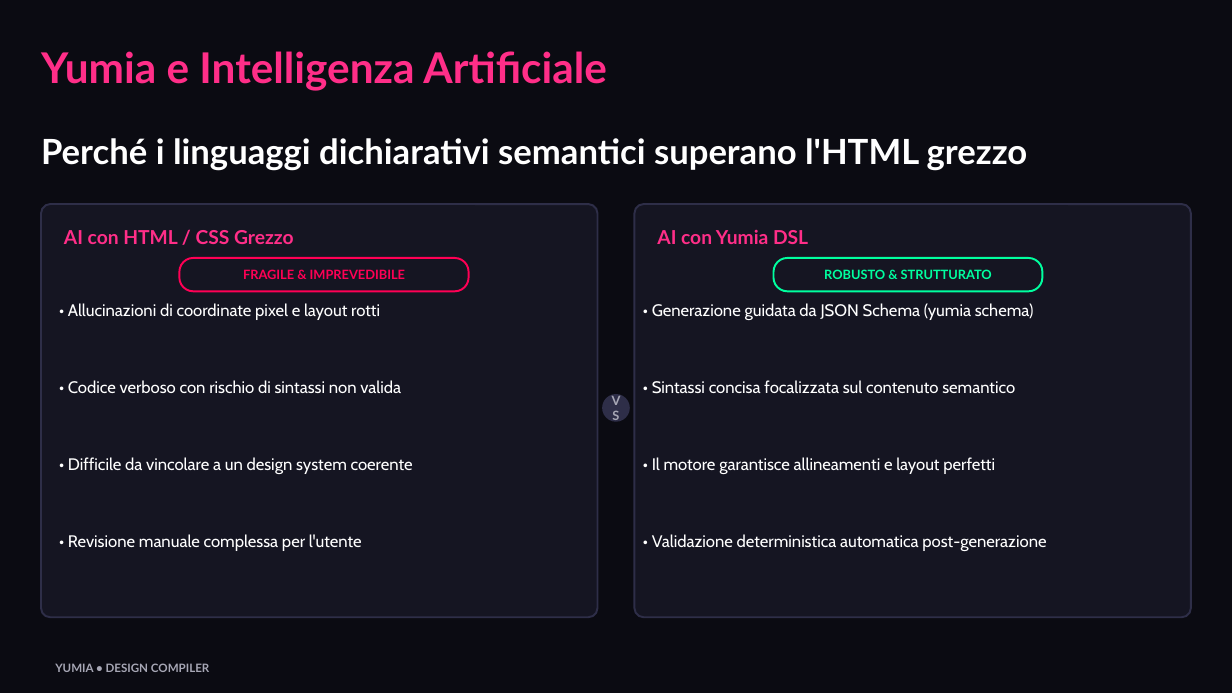
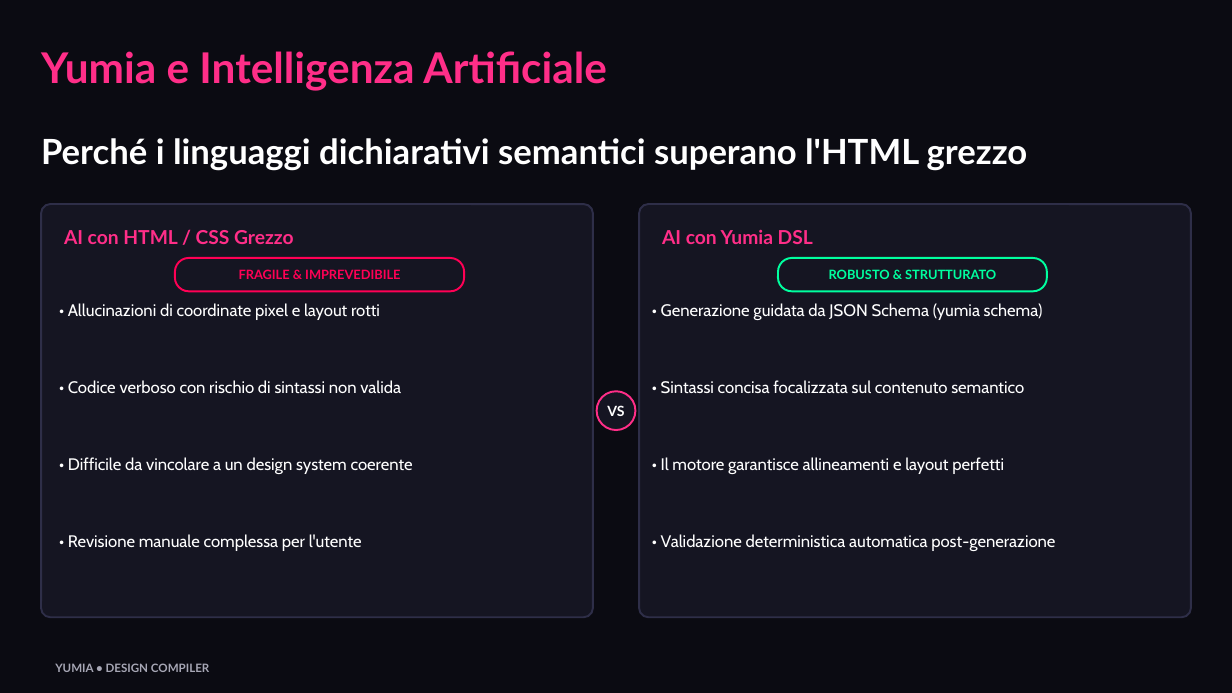
Before and after one commit to biagio-scaglia/Yumia-MD, a slide deck: slide 11 of presentation.pptx. Drawn at 1232x693 pixels with LibreOffice and Linux fonts; fonts in the diff are those of the drawing. Boxes give left, top, right and bottom in pixels: in the first picture for what was removed or moved away, otherwise in the second. Text is boxed around its words. In the diff, an @@ line names an element or a change of style, - is before the commit and + after.

Commit message:
fix(parser,layout,pptx): stop diagram ghost nodes, code overflow, and VS wrap
Parse full bracket labels in node directives, ignore orphan diagram aliases, size code blocks for wrapped lines, and widen compare VS badges.

```diff
--- a/presentation.pptx
+++ b/presentation.pptx
@@ rounded rectangle: place and size @@
-rounded rectangle at bbox=[41, 204, 597, 617]
+rounded rectangle at bbox=[41, 204, 592, 617]
@@ rounded rectangle: place and size @@
-rounded rectangle at bbox=[635, 204, 1191, 617]
+rounded rectangle at bbox=[640, 204, 1191, 617]
@@ text "AI con Yumia DSL": place and size @@
-text "AI con Yumia DSL" at bbox=[657, 229, 808, 244]
+text "AI con Yumia DSL" at bbox=[662, 229, 813, 244]
@@ text "FRAGILE & IMPREVEDIBILE": place and size @@
-text "FRAGILE & IMPREVEDIBILE" at bbox=[243, 269, 405, 279]
+text "FRAGILE & IMPREVEDIBILE" at bbox=[239, 269, 400, 279]
@@ rounded rectangle: place and size @@
-rounded rectangle at bbox=[179, 258, 469, 291]
+rounded rectangle at bbox=[175, 258, 464, 291]
@@ text "ROBUSTO & STRUTTURATO": place and size @@
-text "ROBUSTO & STRUTTURATO" at bbox=[824, 269, 992, 279]
+text "ROBUSTO & STRUTTURATO" at bbox=[829, 269, 996, 279]
@@ rounded rectangle: place and size @@
-rounded rectangle at bbox=[774, 258, 1043, 291]
+rounded rectangle at bbox=[778, 258, 1047, 291]
@@ text "• Generazione guidata da JSON ...": place and size @@
-text "• Generazione guidata da JSON ..." at bbox=[652, 303, 1034, 320]
+text "• Generazione guidata da JSON ..." at bbox=[661, 303, 1043, 320]
@@ text "• Sintassi concisa focalizzata sul ...": place and size @@
-text "• Sintassi concisa focalizzata sul ..." at bbox=[652, 380, 1015, 394]
+text "• Sintassi concisa focalizzata sul ..." at bbox=[661, 380, 1024, 394]
@@ text "VS" at bbox=[607, 405, 624, 416]: size 10 to 11 pt, text colour #A7A7B5 to #FFFFFF @@
@@ ellipse: place and size @@
-ellipse at bbox=[603, 394, 630, 421]
+ellipse at bbox=[597, 391, 636, 430]
@@ ellipse at bbox=[597, 391, 636, 430]: rounded rectangle to ellipse; fill #2E2E48 to #151522; outline none to #FF2E88 1.5 pt @@
@@ text "• Il motore garantisce allineamenti ...": place and size @@
-text "• Il motore garantisce allineamenti ..." at bbox=[652, 457, 995, 474]
+text "• Il motore garantisce allineamenti ..." at bbox=[661, 457, 1004, 474]
@@ text "• Validazione deterministica automatica post-generazione": place and size @@
-text "• Validazione deterministica automatica post-generazione" at bbox=[652, 534, 1046, 551]
+text "• Validazione deterministica automatica post-generazione" at bbox=[661, 534, 1055, 551]
```
Also in this commit, not shown: 9 other slides changed, 8 other files.
